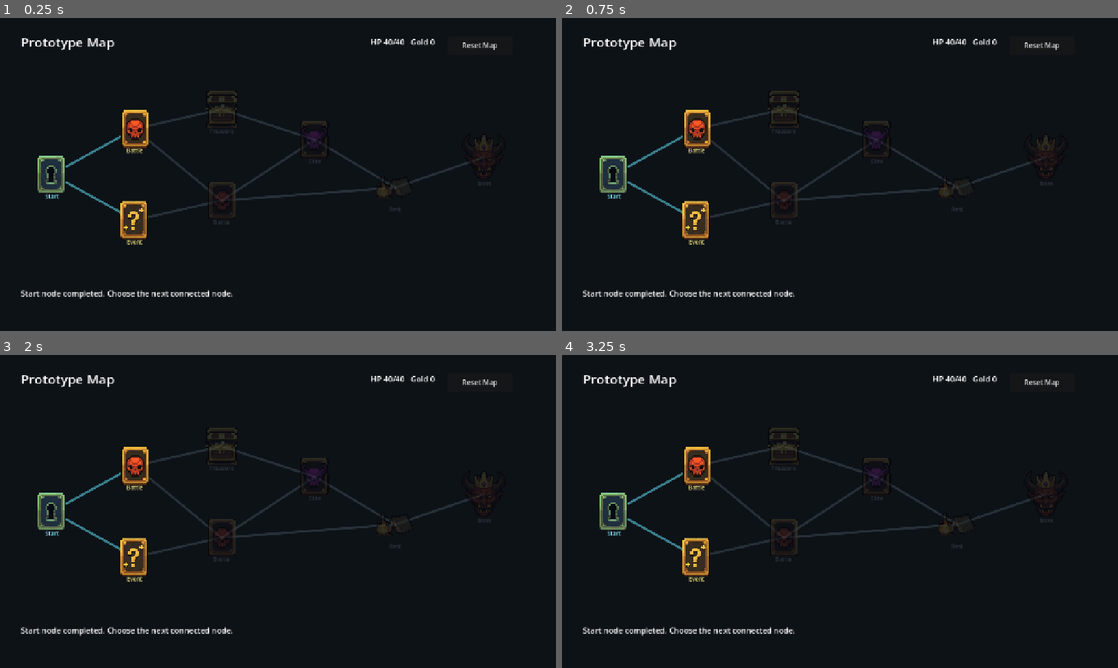
Above: before the commit, frames 1-4 (two rows, left to right).
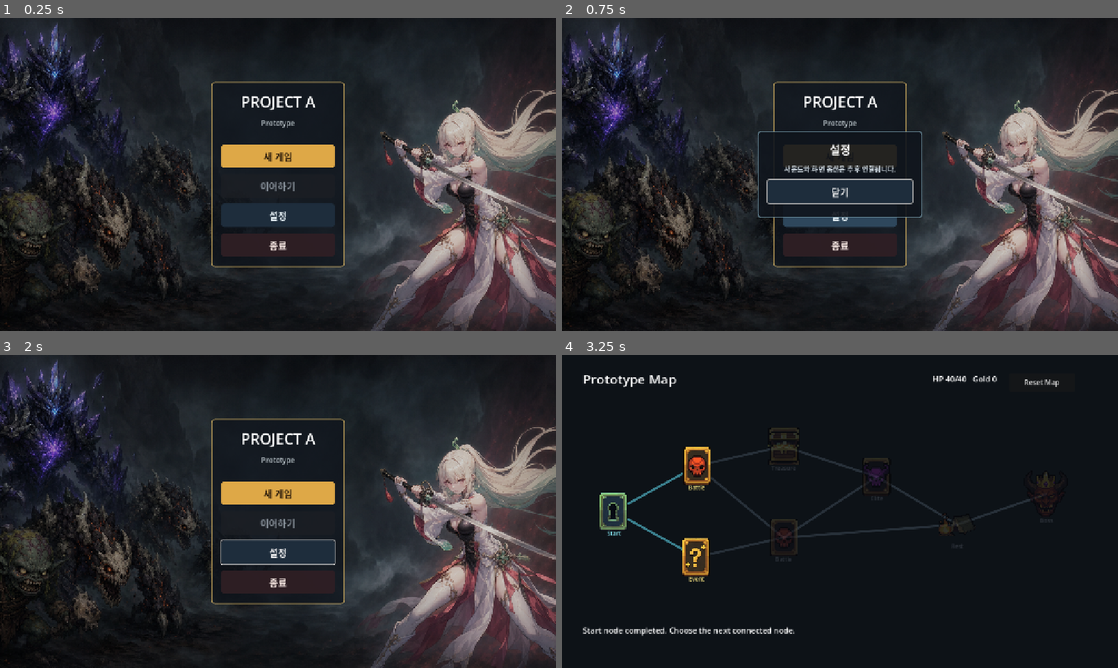
Above: after the commit, the same moments.

Repository: lbk0827/Project_A
Game: Godot game, scene res://scenes/core/main/title_screen.tscn
The game is run twice, just before and just after one commit, with the same random seed, the same clock (stepped at 60 frames per second) and the same inputs. Before the commit the project starts from res://scenes/map/map_screen.tscn.
Inputs (mouse positions are in pixels of both pictures, inside the frame that each line leads up to):
- Up to frame 1 (0.25 s): no input
- Up to frame 2 (0.75 s): click (840, 215) at 0.5 s, where only the run after the commit has a clickable "설정"
- Up to frame 3 (2 s): click (278, 527) at 1.25 s, where only the run after the commit has a clickable "닫기"
- Up to frame 4 (3.25 s): click (840, 492) at 2 s, where only the run after the commit has a clickable "새 게임"; click "Start" at 2.75 s

The runs differ from the first frame. In frame 1, 42% of the frame differs, in the area x 0-100%, y 0-100%; in frame 2, 42%; in frame 3, 42%; in frame 4, nothing differs.

Commit message:
feat: 타이틀 씬 생성

Diff:
--- a/project-a/project.godot
+++ b/project-a/project.godot
@@ -11,7 +11,7 @@
 [application]
 
 config/name="Project_A"
-run/main_scene="res://scenes/map/map_screen.tscn"
+run/main_scene="res://scenes/core/main/title_screen.tscn"
 config/features=PackedStringArray("4.6", "Forward Plus")
 config/icon="res://icon.svg"
 
--- /dev/null
+++ b/project-a/scenes/core/main/title_screen.tscn
@@ -0,0 +1,150 @@
+[gd_scene format=3 uid="uid://doxxqn6y2eyia"]
+
+[ext_resource type="Texture2D" uid="uid://dltbsc4yvia26" path="res://assets/ui/BG_Title.png" id="1_bg"]
+[ext_resource type="Script" uid="uid://c1notob3twlg" path="res://scripts/ui/title_screen.gd" id="2_script"]
+
+[node name="TitleScreen" type="Control" unique_id=1899330143]
+layout_mode = 3
+anchors_preset = 15
+anchor_right = 1.0
+anchor_bottom = 1.0
+grow_horizontal = 2
+grow_vertical = 2
+script = ExtResource("2_script")
+
+[node name="Background" type="TextureRect" parent="." unique_id=262889378]
+layout_mode = 1
+anchors_preset = 15
+anchor_right = 1.0
+anchor_bottom = 1.0
+grow_horizontal = 2
+grow_vertical = 2
+mouse_filter = 2
+texture = ExtResource("1_bg")
+expand_mode = 1
+stretch_mode = 6
+
+[node name="Dimmer" type="ColorRect" parent="." unique_id=1702235374]
+layout_mode = 1
+anchors_preset = 15
+anchor_right = 1.0
+anchor_bottom = 1.0
+grow_horizontal = 2
+grow_vertical = 2
+mouse_filter = 2
+color = Color(0.02, 0.025, 0.035, 0.18)
+
+[node name="SafeArea" type="Control" parent="." unique_id=1641025949]
+layout_mode = 1
+anchors_preset = 15
+anchor_right = 1.0
+anchor_bottom = 1.0
+grow_horizontal = 2
+grow_vertical = 2
+
+[node name="MenuPanel" type="PanelContainer" parent="SafeArea" unique_id=1604046244]
+layout_mode = 1
+anchors_preset = 8
+anchor_left = 0.5
+anchor_top = 0.5
+anchor_right = 0.5
+anchor_bottom = 0.5
+offset_left = -130.0
+offset_top = -190.0
+offset_right = 130.0
+offset_bottom = 190.0
+grow_horizontal = 2
+grow_vertical = 2
+
+[node name="MenuRoot" type="VBoxContainer" parent="SafeArea/MenuPanel" unique_id=1400619057]
+layout_mode = 2
+theme_override_constants/separation = 14
+
+[node name="TitleLabel" type="Label" parent="SafeArea/MenuPanel/MenuRoot" unique_id=1972079225]
+layout_mode = 2
+theme_override_font_sizes/font_size = 34
+text = "PROJECT A"
+horizontal_alignment = 1
+
+[node name="SubtitleLabel" type="Label" parent="SafeArea/MenuPanel/MenuRoot" unique_id=1868719409]
+layout_mode = 2
+theme_override_colors/font_color = Color(0.84, 0.88, 0.9, 0.86)
+theme_override_font_sizes/font_size = 16
+text = "Prototype"
+horizontal_alignment = 1
+
+[node name="Spacer" type="Control" parent="SafeArea/MenuPanel/MenuRoot" unique_id=681093593]
+custom_minimum_size = Vector2(0, 10)
+layout_mode = 2
+
+[node name="StartButton" type="Button" parent="SafeArea/MenuPanel/MenuRoot" unique_id=738552188]
+custom_minimum_size = Vector2(260, 54)
+layout_mode = 2
+focus_neighbor_top = NodePath("../QuitButton")
+focus_neighbor_bottom = NodePath("../ContinueButton")
+text = "새 게임"
+
+[node name="ContinueButton" type="Button" parent="SafeArea/MenuPanel/MenuRoot" unique_id=387463831]
+custom_minimum_size = Vector2(260, 54)
+layout_mode = 2
+focus_neighbor_top = NodePath("../StartButton")
+focus_neighbor_bottom = NodePath("../SettingsButton")
+text = "이어하기"
+
+[node name="SettingsButton" type="Button" parent="SafeArea/MenuPanel/MenuRoot" unique_id=12560648]
+custom_minimum_size = Vector2(260, 54)
+layout_mode = 2
+focus_neighbor_top = NodePath("../ContinueButton")
+focus_neighbor_bottom = NodePath("../QuitButton")
+text = "설정"
+
+[node name="QuitButton" type="Button" parent="SafeArea/MenuPanel/MenuRoot" unique_id=1370451421]
+custom_minimum_size = Vector2(260, 54)
+layout_mode = 2
+focus_neighbor_top = NodePath("../SettingsButton")
+focus_neighbor_bottom = NodePath("../StartButton")
+text = "종료"
+
+[node name="SettingsPanel" type="PanelContainer" parent="SafeArea" unique_id=1105376612]
+visible = false
+layout_mode = 1
+anchors_preset = 8
+anchor_left = 0.5
+anchor_top = 0.5
+anchor_right = 0.5
+anchor_bottom = 0.5
+offset_left = -190.0
+offset_top = -100.0
+offset_right = 190.0
+offset_bottom = 100.0
+grow_horizontal = 2
+grow_vertical = 2
+
+[node name="SettingsRoot" type="VBoxContainer" parent="SafeArea/SettingsPanel" unique_id=2130738138]
+layout_mode = 2
+theme_override_constants/separation = 14
+
+[node name="SettingsTitle" type="Label" parent="SafeArea/SettingsPanel/SettingsRoot" unique_id=472336305]
+layout_mode = 2
+theme_override_font_sizes/font_size = 26
+text = "설정"
+horizontal_alignment = 1
+
+[node name="SettingsBody" type="Label" parent="SafeArea/SettingsPanel/SettingsRoot" unique_id=1116933860]
+layout_mode = 2
+theme_override_colors/font_color = Color(0.88, 0.92, 0.95, 0.92)
+theme_override_font_sizes/font_size = 16
+text = "사운드와 화면 옵션은 추후 연결됩니다."
+horizontal_alignment = 1
+autowrap_mode = 3
+
+[node name="SettingsCloseButton" type="Button" parent="SafeArea/SettingsPanel/SettingsRoot" unique_id=1186745964]
+custom_minimum_size = Vector2(220, 46)
+layout_mode = 2
+text = "닫기"
+
+[connection signal="pressed" from="SafeArea/MenuPanel/MenuRoot/StartButton" to="." method="_on_start_button_pressed"]
+[connection signal="pressed" from="SafeArea/MenuPanel/MenuRoot/ContinueButton" to="." method="_on_continue_button_pressed"]
+[connection signal="pressed" from="SafeArea/MenuPanel/MenuRoot/SettingsButton" to="." method="_on_settings_button_pressed"]
+[connection signal="pressed" from="SafeArea/MenuPanel/MenuRoot/QuitButton" to="." method="_on_quit_button_pressed"]
+[connection signal="pressed" from="SafeArea/SettingsPanel/SettingsRoot/SettingsCloseButton" to="." method="_on_settings_close_button_pressed"]
--- /dev/null
+++ b/project-a/scripts/ui/title_screen.gd
@@ -0,0 +1,98 @@
+extends Control
+
+const MAP_SCENE_PATH := "res://scenes/map/map_screen.tscn"
+
+@onready var menu_panel: PanelContainer = $SafeArea/MenuPanel
+@onready var start_button: Button = $SafeArea/MenuPanel/MenuRoot/StartButton
+@onready var continue_button: Button = $SafeArea/MenuPanel/MenuRoot/ContinueButton
+@onready var settings_button: Button = $SafeArea/MenuPanel/MenuRoot/SettingsButton
+@onready var quit_button: Button = $SafeArea/MenuPanel/MenuRoot/QuitButton
+@onready var settings_panel: PanelContainer = $SafeArea/SettingsPanel
+@onready var settings_close_button: Button = $SafeArea/SettingsPanel/SettingsRoot/SettingsCloseButton
+
+func _ready():
+	_apply_panel_style(menu_panel, Color(0.06, 0.08, 0.11, 0.76), Color(0.94, 0.78, 0.42, 0.82))
+	_apply_panel_style(settings_panel, Color(0.06, 0.08, 0.11, 0.9), Color(0.64, 0.84, 0.92, 0.72))
+	_apply_button_style(start_button, Color(0.87, 0.66, 0.28, 1.0), Color(0.98, 0.82, 0.43, 1.0), Color(0.16, 0.1, 0.04, 1.0))
+	_apply_button_style(continue_button, Color(0.12, 0.18, 0.24, 0.96), Color(0.18, 0.28, 0.36, 1.0), Color(0.92, 0.96, 0.98, 1.0))
+	_apply_button_style(settings_button, Color(0.12, 0.18, 0.24, 0.96), Color(0.18, 0.28, 0.36, 1.0), Color(0.92, 0.96, 0.98, 1.0))
+	_apply_button_style(quit_button, Color(0.18, 0.12, 0.14, 0.96), Color(0.32, 0.16, 0.18, 1.0), Color(0.96, 0.9, 0.88, 1.0))
+	_apply_button_style(settings_close_button, Color(0.12, 0.18, 0.24, 0.96), Color(0.18, 0.28, 0.36, 1.0), Color(0.92, 0.96, 0.98, 1.0))
+	_update_continue_state()
+
+func _run_state() -> Node:
+	return get_node_or_null("/root/RunState")
+
+func _update_continue_state():
+	var run_state := _run_state()
+	var can_continue := false
+	if run_state != null:
+		can_continue = run_state.current_node_id != run_state.START_NODE_ID or not run_state.completed_nodes.is_empty() or run_state.run_cleared
+	continue_button.disabled = not can_continue
+	continue_button.tooltip_text = "진행 중인 런이 있을 때 사용할 수 있습니다." if not can_continue else ""
+
+func _on_start_button_pressed():
+	var run_state := _run_state()
+	if run_state != null:
+		run_state.reset_run()
+	get_tree().change_scene_to_file(MAP_SCENE_PATH)
+
+func _on_continue_button_pressed():
+	get_tree().change_scene_to_file(MAP_SCENE_PATH)
+
+func _on_settings_button_pressed():
+	settings_panel.visible = true
+	settings_close_button.grab_focus()
+
+func _on_settings_close_button_pressed():
+	settings_panel.visible = false
+	settings_button.grab_focus()
+
+func _on_quit_button_pressed():
+	get_tree().quit()
+
+func _apply_panel_style(panel: PanelContainer, fill_color: Color, border_color: Color):
+	var style := StyleBoxFlat.new()
+	style.bg_color = fill_color
+	style.border_color = border_color
+	style.border_width_left = 2
+	style.border_width_top = 2
+	style.border_width_right = 2
+	style.border_width_bottom = 2
+	style.corner_radius_top_left = 8
+	style.corner_radius_top_right = 8
+	style.corner_radius_bottom_right = 8
+	style.corner_radius_bottom_left = 8
+	style.content_margin_left = 24
+	style.content_margin_top = 22
+	style.content_margin_right = 24
+	style.content_margin_bottom = 24
+	panel.add_theme_stylebox_override("panel", style)
+
+func _apply_button_style(button: Button, normal_color: Color, hover_color: Color, font_color: Color):
+	var normal := _make_button_style(normal_color)
+	var hover := _make_button_style(hover_color)
+	var pressed := _make_button_style(hover_color.darkened(0.12))
+	var disabled := _make_button_style(Color(0.11, 0.12, 0.14, 0.72))
+	button.add_theme_stylebox_override("normal", normal)
+	button.add_theme_stylebox_override("hover", hover)
+	button.add_theme_stylebox_override("pressed", pressed)
+	button.add_theme_stylebox_override("disabled", disabled)
+	button.add_theme_color_override("font_color", font_color)
+	button.add_theme_color_override("font_hover_color", font_color)
+	button.add_theme_color_override("font_pressed_color", font_color)
+	button.add_theme_color_override("font_disabled_color", Color(0.64, 0.68, 0.72, 0.78))
+	button.add_theme_font_size_override("font_size", 22)
+
+func _make_button_style(fill_color: Color) -> StyleBoxFlat:
+	var style := StyleBoxFlat.new()
+	style.bg_color = fill_color
+	style.corner_radius_top_left = 6
+	style.corner_radius_top_right = 6
+	style.corner_radius_bottom_right = 6
+	style.corner_radius_bottom_left = 6
+	style.content_margin_left = 18
+	style.content_margin_top = 10
+	style.content_margin_right = 18
+	style.content_margin_bottom = 10
+	return style
Binary file added: project-a/assets/ui/BG_Title.png
Not shown, added: project-a/assets/ui/BG_Title.png.import
Not shown, added: project-a/scripts/ui/title_screen.gd.uid
